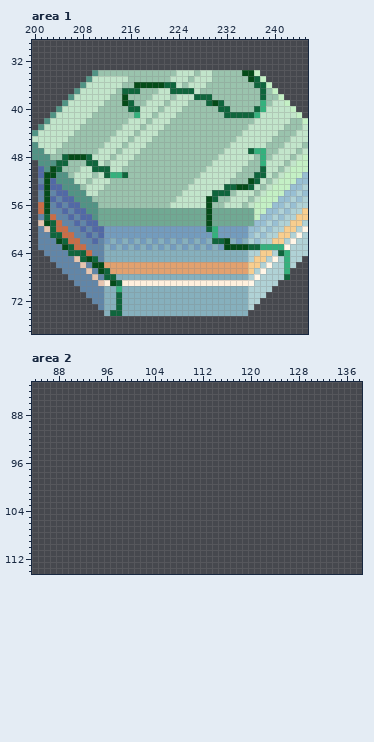
Edited in one commit: pixel-art file (Assets/Sprites/Tiles/NewLayerTilemap.aseprite). The picture above was drawn from the file before the commit.
1000x1000 pixels, 1 frame. Colours within 5 levels of each other are drawn and written as one. Shown: area 1: x 200..245, y 29..77; area 2: x 84..138, y 83..114. The old version is drawn lined up with the new one. The commit also changed other parts of the picture, which this record leaves out.
After:
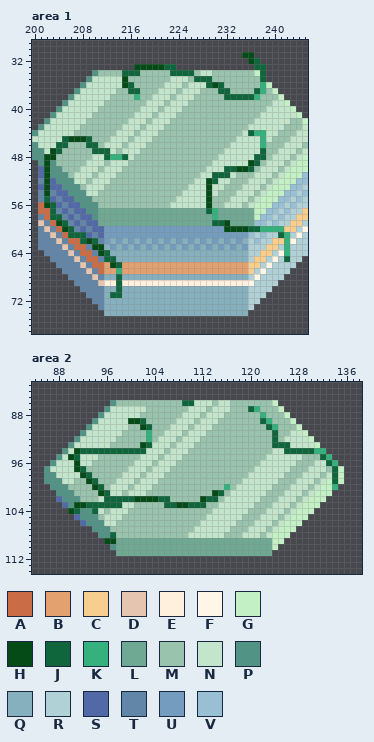
Palette (. is transparent): A #ca6d46  B #e2a16f  C #f8ce8f  D #e6c5b0  E #fff0dd  F #fff6e7  G #c4f0c5  H #044b18  J #0f653c  K #34b17d  L #70a993  M #9ac3ad  N #c2e5cb  P #519385  Q #86b0bd  R #b0d2d6  S #5169a6  T #6186a8  U #739cbe  V #98bfd3
Changes in this commit:
drawings rearranged on the sheet (the old picture shows each at its new place; 13 dropped ones are not shown)
Area 1:
y 31: x 235..236 .. -> HH
y 32: x 236..237 .. -> HJ
y 33: x 217..223 ....... -> HHHHHJJ; x 237..238 .. -> JJ
y 34: x 215..217 MMM -> JJJ; x 223..226 MNNN -> JJJJ; x 235..236 HH -> MM; x 238 . -> J
y 35: x 215 N -> H; x 227..229 NNN -> JJJ; x 236..238 HJG -> MMJ
y 36: x 215..223 MMHHHHHJJ -> HJMMMMMNN; x 229..231 MMM -> JHJ; x 237..238 JJ -> MK
y 37: x 215 J -> M; x 223..226 JJJJ -> NMNN; x 231..232 MM -> JJ; x 237..238 MJ -> JK
y 38: x 215 H -> M; x 217 M -> K; x 227..229 JJJ -> MMM; x 232..238 MMMMMMJ -> JJJJJKM
y 39: x 215..216 HJ -> MM; x 229..231 JHJ -> MMM; x 238 K -> M
y 40: x 216..217 JJ -> MM; x 231..232 JJ -> MM; x 237..238 JK -> MM
y 41: x 217 K -> N; x 232..237 JJJJJK -> MMMMMM
y 44: x 236..238 NNN -> JKK
y 45: x 205..209 NMMMM -> JHHHJ; x 238 N -> K
y 46: x 204..205 NM -> JJ; x 209..210 MM -> JJ; x 238 N -> K
y 47: x 203..204 NM -> HJ; x 210..212 MNN -> JJJ; x 236..238 JKK -> NNJ
y 48: x 202..203 PM -> HH; x 205..209 JHHHJ -> MMMMM; x 212..215 NMNN -> JKKJ; x 237..238 MK -> JJ
y 49: x 202 P -> H; x 204..205 JJ -> MM; x 209..210 JJ -> NN; x 236..238 MMK -> HJM
y 50: x 202..204 PHJ -> HPP; x 210..212 JJJ -> NMN; x 232..236 NNNMM -> JJHHJ; x 238 J -> N
y 51: x 203 H -> P; x 212..215 JKKJ -> NNMM; x 230..232 NNN -> JJJ; x 237..238 JJ -> NN
y 52: x 229..230 NN -> HJ; x 236..237 HJ -> NN
y 53: x 229 N -> H; x 232..236 JJHHJ -> MMMNN
y 54: x 229..232 NJJJ -> HNMM
y 55: x 202 H -> J; x 230 J -> M
y 56: x 203 T -> J
y 57: x 202..203 HT -> AJ; x 229..230 HL -> JK
y 58: x 202..204 JAT -> AJJ; x 229..230 HL -> LK
y 59: x 202..205 HJAT -> TAHJ; x 229..232 HLLL -> LJJH
y 60: x 203 J -> T; x 205..206 AT -> HJ; x 229..230 JK -> UU; x 232..241 UUUUVVRVRR -> HHHHJJKKKK
y 61: x 203..204 JJ -> DT; x 206..208 ATT -> JJJ; x 230 K -> U; x 241..242 CC -> JK
y 62: x 204..205 HJ -> DT; x 208..210 TTS -> JHJ; x 230..232 JJH -> UQU; x 242 R -> K
y 63: x 205..206 HJ -> DT; x 210..211 TT -> HH; x 232..242 HHHHJJKKKKF -> QUQURRRCCRK
y 64: x 206..208 JJJ -> DTA; x 211..212 TQ -> HJ; x 241 J -> F
y 65: x 208..210 JHJ -> TAA; x 212..213 QQ -> JJ; x 242 K -> J
y 66: x 210..211 HH -> AA; x 213..214 BB -> HJ; x 242 K -> R
y 67: x 211..212 HJ -> AB; x 214 B -> K; x 242 K -> R
y 68: x 212..214 JJQ -> QQJ; x 242 J -> .
y 69: x 213 H -> E
y 70: x 214 K -> J
y 71: x 213 Q -> J
y 72..73: x 214 J -> Q
y 74: x 213..214 JJ -> QQ
Area 2:
y 86: x 97..124 ............................ -> PMMMMMMMMMMMJJNNNMNNMMMMMMMG
y 87: x 96..125 .............................. -> PNNNNNNMMMMMMMNNNMNNNMMMJKMMMG
y 88: x 95..126 ................................ -> PNNNNNNMMMMMMMNNNMNNNMMMMMMKMMMG
y 89: x 94..127 .................................. -> PNNNNNHHJMMMMMNNNMNNNMMMMMMMJKMMMG
y 90: x 93..128 .................................... -> PNNNNNNMMHJMMMNNNMNNNMMMMMMMMMJKMMMG
y 91: x 92..129 ...................................... -> PNNNNNNMMMMKMMNNNMNNNMMMMMMMMMMMJMMNNG
y 92: x 91..130 ........................................ -> PNNNNNNMMMMMKMNNNMNNNMMMMMMMMMMMMJMNNNNG
y 93: x 90..131 .......................................... -> PNNNNNNMMMMMHJNNNMNNNMMMMMMMMMMMMMJJJNNNNG
y 94: x 89..132 ............................................ -> PNHJJJJJJJJJJJNNNMNNNMMMMMMMMMMMMMMNNJJJJJKK
y 95: x 88..133 .............................................. -> PNHJNNNMMMMMMMNNNMNNNMMMMMMMMMMMMMMNNNNNNMMMJK
y 96: x 87..134 ................................................ -> PNNNHNNMMMMMMMNNNMNNNMMMMMMMMMMMMMMNNNNNNMMMNNJK
y 97: x 86..135 .................................................. -> PNNNNHJMMMMMMMNNNMNNNMMMMMMMMMMMMMMNNNNNNMMMNNNMJG
y 98: x 86..135 .................................................. -> PPNNNNHJMMMMMNNNMNNNMMMMMMMMMMMMMMNNNNNNMMMNNNMNJG
y 99: x 86..135 .................................................. -> PPPNNMMHJMMMNNNMNNNMMMMMMMMMMMMMMNNNNNNMMMNNNMNGJG
y 100: x 87..134 ................................................ -> PPPMMMMHJMNNNMNNNMMMMMMMMMMMMKMNNNNNNMMMNNNMNGGK
y 101: x 88..133 .............................................. -> PPPMMMMHJNNMNNNMMMMMMMMMMMHJMNNNNNNMMMNNNMNGGG
y 102: x 88..132 ............................................. -> SPPPMMMNJJJJJHHHHJJMMMMMHJJMNNNNNNMMMNNNMNGGG
y 103: x 89..131 ........................................... -> SPHHJJJJJJNNMMMMMJJHHJJJMMNNNNNNMMMNNNMNGGG
y 104: x 90..130 ......................................... -> HJPPJNMNNNMMMMMMMMMMMMMMNNNNNNMMMNNNMNGGG
y 105: x 91..129 ....................................... -> SPPPMNNNMMMMMMMMMMMMMMNNNNNNMMMNNNMNGGG
y 106: x 92..128 ..................................... -> SPPPNNMMMMMMMMMMMMMMNNNNNNMMMNNNMNGGG
y 107: x 94..127 .................................. -> PPPMMMMMMMMMMMMMMNNNNNNMMMNNNMNGGG
y 108: x 95..126 ................................ -> PPJMMMMMMMMMMMMNNNNNNMMMNNNMNGGG
y 109: x 96..125 .............................. -> HHLLLLLLLLLLLLLLLLLLLLLLLLLLGG
y 110: x 97..124 ............................ -> PLLLLLLLLLLLLLLLLLLLLLLLLLLG
y 111: x 98..123 .......................... -> LLLLLLLLLLLLLLLLLLLLLLLLLL
